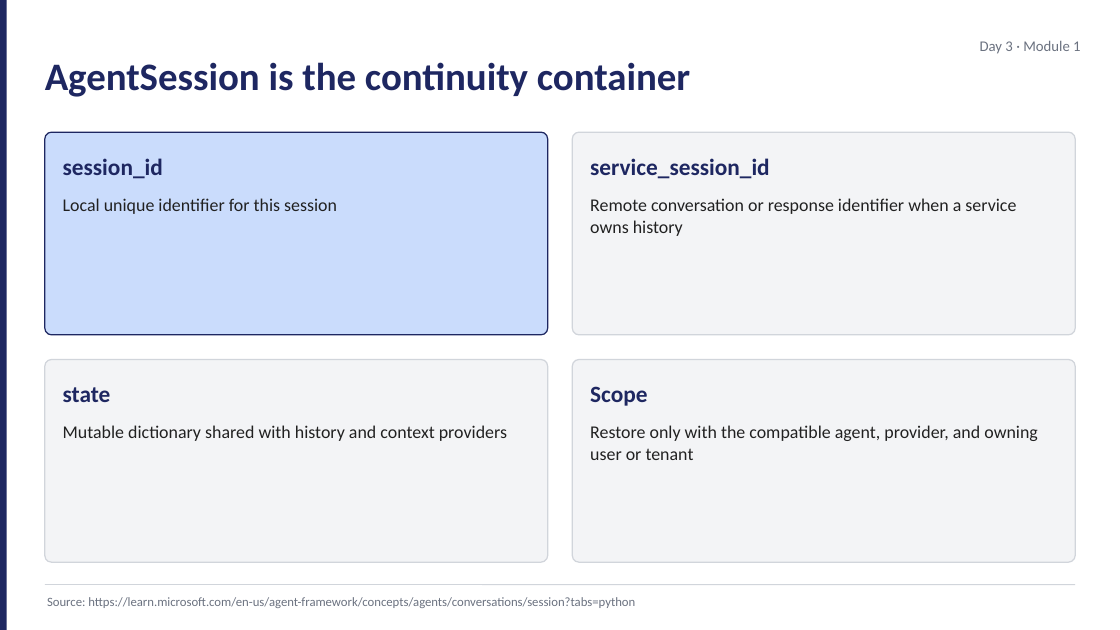
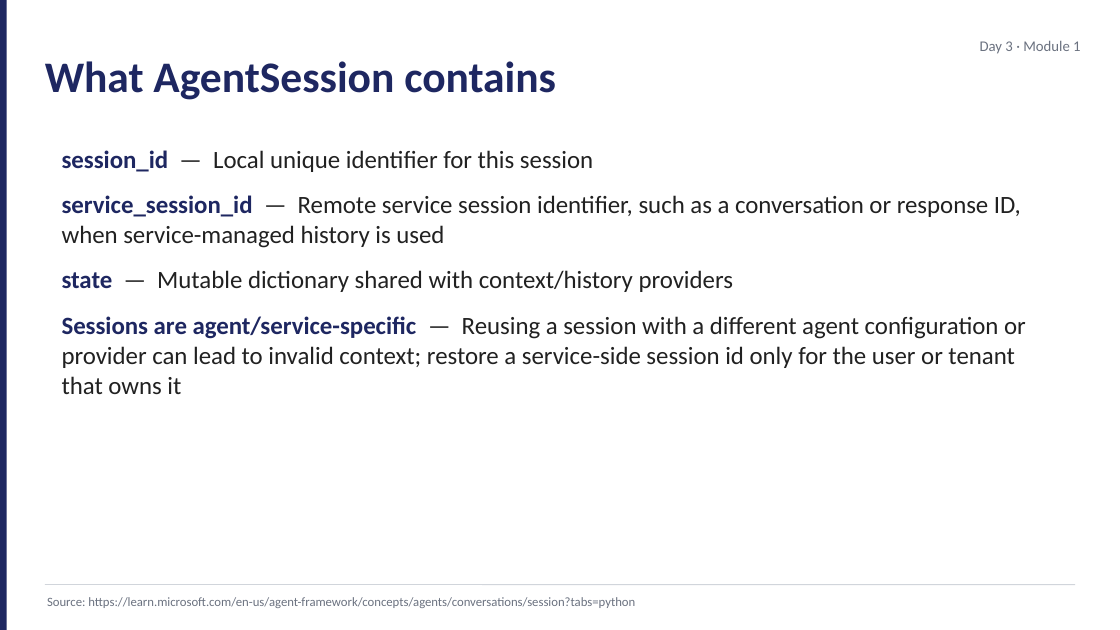
Before and after one commit to JimPiquant/Building-AI-Apps-and-Agents, a slide deck: slide 2 of decks/day3/module-1-sessions-state.pptx (slide 3 before the commit). Drawn at 1120x630 pixels with LibreOffice and Linux fonts; fonts in the diff are those of the drawing. Boxes give left, top, right and bottom in pixels: in the first picture for what was removed or moved away, otherwise in the second. Text is boxed around its words. In the diff, an @@ line names an element or a change of style, - is before the commit and + after.

```diff
--- a/decks/day3/module-1-sessions-state.pptx
+++ b/decks/day3/module-1-sessions-state.pptx
@@ text at <box>45,61,556,100</box>: text changed; size 25 to 28 pt @@
-AgentSession is the continuity container
+What AgentSession contains
@@ rounded rectangle removed at <box>45,132,548,335</box> @@
@@ rounded rectangle removed at <box>572,132,1075,335</box> @@
@@ text added at <box>62,150,1026,394</box>, 16 pt, text #212121 @@
+• session_id — Local unique identifier for this session
+• service_session_id — Remote service session identifier, such as a conversation or response ID, when service-managed history is used
+• state — Mutable dictionary shared with context/history providers
+• Sessions are agent/service-specific — Reusing a session with a different agent configuration or provider can lead to invalid context; restore a service-side session id only for the user or tenant that owns it
@@ text removed at <box>63,158,163,179</box> @@
-session_id
@@ text removed at <box>590,158,770,179</box> @@
-service_session_id
@@ text removed at <box>63,198,337,214</box> @@
-Local unique identifier for this session
@@ text removed at <box>590,198,1016,236</box> @@
-Remote conversation or response identifier when a service owns history
@@ rounded rectangle removed at <box>45,360,548,562</box> @@
@@ text removed at <box>63,387,111,402</box> @@
-state
@@ rounded rectangle removed at <box>572,360,1075,562</box> @@
@@ text removed at <box>590,386,647,406</box> @@
-Scope
@@ text removed at <box>63,425,507,441</box> @@
-Mutable dictionary shared with history and context providers
@@ text removed at <box>590,425,1038,460</box> @@
-Restore only with the compatible agent, provider, and owning user or tenant
```
Also in this commit, not shown: 5 other slides changed, 5 slides added, 4 slides removed, 28 other files.
